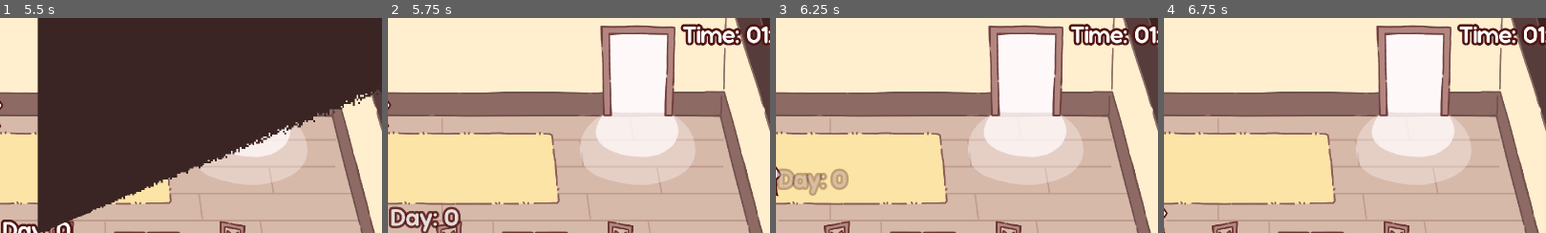
Above: before the commit, frames 1-4 (left to right).
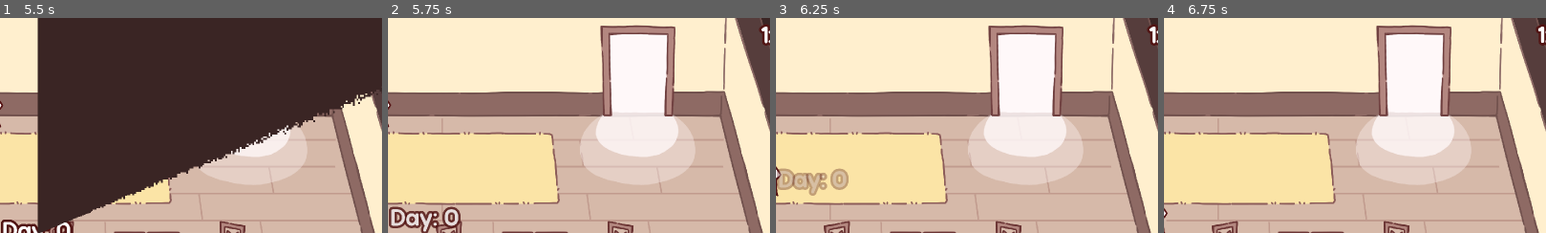
Above: after the commit, the same moments.

Repository: NuTrynity/Little-Cat-Cafe
Game: Godot game, scene res://Nodes/UI/opening_bill_board.tscn
The game is run twice, just before and just after one commit, with the same random seed, the same clock (stepped at 60 frames per second) and the same inputs.
Inputs (mouse positions are % of the whole screen's width and height, from its top left):
- Up to frame 1 (5.5 s): move the mouse to (72, 45) at 0.52 s; hold Right (move_right) 0.53-1.25 s; hold E (interact) 0.53-1.25 s; click (72, 45) at 0.67 s; drag from (30, 55) to (45, 70) at 1.27 s; move the mouse to (60, 28) at 2.02 s; hold Right (move_right) 2.03-2.75 s; hold E (interact) 2.03-2.75 s; drag from (45, 70) to (20, 35) at 2.77 s; move the mouse to (80, 65) at 3.52 s; hold A (move_left) 3.53-4.25 s; hold E (interact) 3.53-4.25 s; click "New Game" at 4.25 s; tap Enter at 5 s; drag from (20, 35) to (74, 62) at 5.02 s
- Up to frame 2 (5.75 s): no input
- Up to frame 3 (6.25 s): move the mouse to (55, 50) at 5.77 s; hold S (move_down) from 5.78 s (still down); hold E (interact) from 5.78 s (still down); click (55, 50) at 5.92 s
- Up to frame 4 (6.75 s): release S (move_down) at 6.5 s; release E (interact) at 6.5 s; drag from (35, 25) to (55, 62) at 6.52 s
The pictures show only the part of the screen within x 45-95%, y 0-50%; the shares and areas given below are measured in that part.

Frame 1 is identical in both runs. In frame 2, 1.6% of the frame differs, in the area x 76-98%, y 2-13%; in frame 3, 1.6%; in frame 4, 1.6%.

Commit message:
day ends based on timer instead of customer count now

Diff:
--- a/Nodes/UI/timer.tscn
+++ b/Nodes/UI/timer.tscn
@@ -12,7 +12,5 @@
 offset_bottom = 68.0
 grow_horizontal = 0
 theme = ExtResource("1_5lixh")
-text = "time
-"
 script = ExtResource("1_cobqn")
 game_manager = ExtResource("3_xfys7")
--- a/Scripts/CharacterScripts/NPC.gd
+++ b/Scripts/CharacterScripts/NPC.gd
@@ -186,8 +186,16 @@
 func _on_leave_detector_area_entered(area):
 	if area.is_in_group("LeaveArea"):
 		if state == State.LEAVE:
-			game_manager.check_result()
+			check_day_end()
+			#game_manager.check_result()
 			queue_free()
+
+# checks if it's the last npc when it leaves (maybe put this somewhere else later)
+func check_day_end():
+	var customers = get_tree().get_nodes_in_group("customers")
+	if customers.size() <= 1:
+		if game_manager.check_timer_done():
+			game_manager.end_day()
 
 # returns point where cat should sit nearby, don't call when leaving
 func get_cat_point() -> Node2D:
--- a/Scripts/ObjectScripts/door.gd
+++ b/Scripts/ObjectScripts/door.gd
@@ -19,18 +19,11 @@
 var ratings_ratio : float
 var day_end : bool = false
 
-var customer_amt : int
 var min_time : float
 var max_time : float
 
 func _ready():
 	ratings_ratio = float(GlobalScript.ratings) / float(GlobalScript.quota)
-
-	# 40 is additional customers based on rating
-	customer_amt = 4 + round(ratings_ratio * 30)
-	game_manager.customers = customer_amt
-	game_manager.customers = game_manager.customers
-	print("game_manager.customers: ", game_manager.customers)
 
 	min_time = base_min_time + ( (1 - ( ( (-.1)*( 1/(ratings_ratio+.1) ) ) + 1 ) ) * 10 )
 	max_time = base_max_time + ( (1 - ( ( (-.1)*( 1/(ratings_ratio+.1) ) ) + 1 ) ) * 10 )
@@ -49,7 +42,6 @@
 func stop_spawning():
 	var bell_sfx = load("res://Assets/SFX/shop_doorbell.mp3")
 	npc_spawn_timer.stop()
-	AudioManager.play_sound(bell_sfx)
 
 func randomize_spawn():
 	npc_spawn_time = randomizer.randf_range(min_time, max_time)
@@ -93,9 +85,9 @@
 			table_manager.table_num = 1
 
 func spawn_customer():
-	if customer_amt <= 0:
+	if game_manager.check_timer_done():
 		stop_spawning()
-		print("no more customers!!!")
+		print("timer ended")
 		return
 
 	var bell_sfx = load("res://Assets/SFX/shop_doorbell.mp3")
@@ -104,7 +96,6 @@
 	customer.position.y += 100
 	get_parent().add_child(customer)
 
-	customer_amt -= 1
 	emit_signal("npc_spawned", customer)
 	AudioManager.play_sound(bell_sfx)
 
--- a/Scripts/ResourceScripts/GameManager.gd
+++ b/Scripts/ResourceScripts/GameManager.gd
@@ -9,21 +9,26 @@
 @export var game_minutes : int
 @export var game_seconds : int
 
-var customers : int = 0
 var current_minutes : int
 var current_seconds : int
 var combo_meter : int = 1
 var tutorial_npc : bool = true
 
+# check day end is in the NPC code for now
 func check_result():
+	'''
 	customers -= 1
 	if customers <= 0:
 		day_end.emit()
+	'''
+	pass
 
-func set_default():
+func check_timer_done() -> bool:
+	return current_minutes <= 0 and current_seconds <= 0
+
+func end_day():
+	day_end.emit()
+
+func set_timer():
 	current_minutes = game_minutes
 	current_seconds = game_seconds
-
-func _reset():
-	game_minutes = current_minutes
-	game_seconds = current_seconds
--- a/Scripts/TutorialScripts/tutorial.gd
+++ b/Scripts/TutorialScripts/tutorial.gd
@@ -3,6 +3,8 @@
 
 var cooked : bool = false
 var bought : bool = false
+
+var game_timer
 
 func _ready():
 	get_tree().paused = false
@@ -14,6 +16,10 @@
 
 	load_scene()
 
+	game_timer = $UserInterface/MarginContainer/Container/Essentials/Timer
+	game_timer.timer.paused = true
+	game_timer.visible = false
+
 	await get_tree().create_timer(2).timeout
 	tutorial_node.get_target($Player)
 	tutorial_node.label.text = "Use WASD to Move\nPress E to Interact"
@@ -22,7 +28,6 @@
 	tutorial_node.get_target($KitchenCounter2)
 	tutorial_node.label.text = "Interact with\nthe Pan to Cook"
 	$KitchenCounter2/FryPan.connect("on_cooked", _on_spawn_first_customer, )
-
 
 func _on_spawn_first_customer():
 	if cooked:
@@ -63,5 +68,8 @@
 	tutorial_node.label.text = ""
 
 func _on_last_customer_leaving():
+	game_timer.set_to_zero()
 	tutorial_node.get_target($Player)
 	tutorial_node.label.text = "Congrats on finishing\nThe Tutorial!"
+	await get_tree().create_timer(4).timeout
+	tutorial_node.label.text = ""
--- a/Scripts/TutorialScripts/tutorial_door.gd
+++ b/Scripts/TutorialScripts/tutorial_door.gd
@@ -2,5 +2,5 @@
 
 func _ready():
 	await get_tree().process_frame
-	customer_amt = 2
-	game_manager.customers = customer_amt
+	#customer_amt = 2
+	#game_manager.customers = customer_amt
--- a/Scripts/UIScripts/Timer.gd
+++ b/Scripts/UIScripts/Timer.gd
@@ -5,7 +5,7 @@
 
 func _ready():
 	setup_timer()
-	game_manager.set_default()
+	game_manager.set_timer()
 
 func setup_timer():
 	add_child(timer)
@@ -14,20 +14,26 @@
 	timer.connect("timeout", _on_timeout)
 	timer.start()
 
+	display_time()
+
 func _on_timeout():
-	if game_manager.game_minutes || game_manager.game_seconds != 0:
-		if game_manager.game_minutes >= 0:
-			game_manager.game_seconds -= 1
-			if game_manager.game_seconds < 0:
-				game_manager.game_minutes -= 1
-				game_manager.game_seconds = 60
+	if game_manager.current_minutes || game_manager.current_seconds != 0:
+		if game_manager.current_minutes >= 0:
+			game_manager.current_seconds -= 1
+			if game_manager.current_seconds < 0:
+				game_manager.current_minutes -= 1
+				game_manager.current_seconds = 60
 	else:
 		game_manager.game_end.emit()
 		timer.stop()
 
-# Called every frame. 'delta' is the elapsed time since the previous frame.
-func _process(_delta):
-	if game_manager.game_minutes < 10:
-		text = "Time: " + "0" + str(game_manager.game_minutes) + ":" + str(game_manager.game_seconds)
-		if game_manager.game_seconds < 10:
-			text = "Time: " + "0" + str(game_manager.game_minutes) + ":" + "0" + str(game_manager.game_seconds)
+	display_time()
+
+func display_time():
+	text = str(game_manager.current_minutes) + ":" + str(game_manager.current_seconds)
+	if game_manager.current_seconds < 10:
+		text = str(game_manager.current_minutes) + ":" + "0" + str(game_manager.current_seconds)
+
+func set_to_zero():
+	game_manager.current_minutes = 0
+	game_manager.current_seconds = 0
--- a/Scripts/UIScripts/game_condition.gd
+++ b/Scripts/UIScripts/game_condition.gd
@@ -16,6 +16,7 @@
 
 func _ready():
 	game_manager.day_end.connect(_end_day)
+	game_manager.set_timer()
 	day_label.text = "Day: " + str(GlobalScript.days)
 	next_day()
 
@@ -34,7 +35,6 @@
 
 func _end_day():
 	AudioManager.play_sound(victory_sfx)
-	game_manager._reset()
 	condition_text.show()
 	background.show()
 
